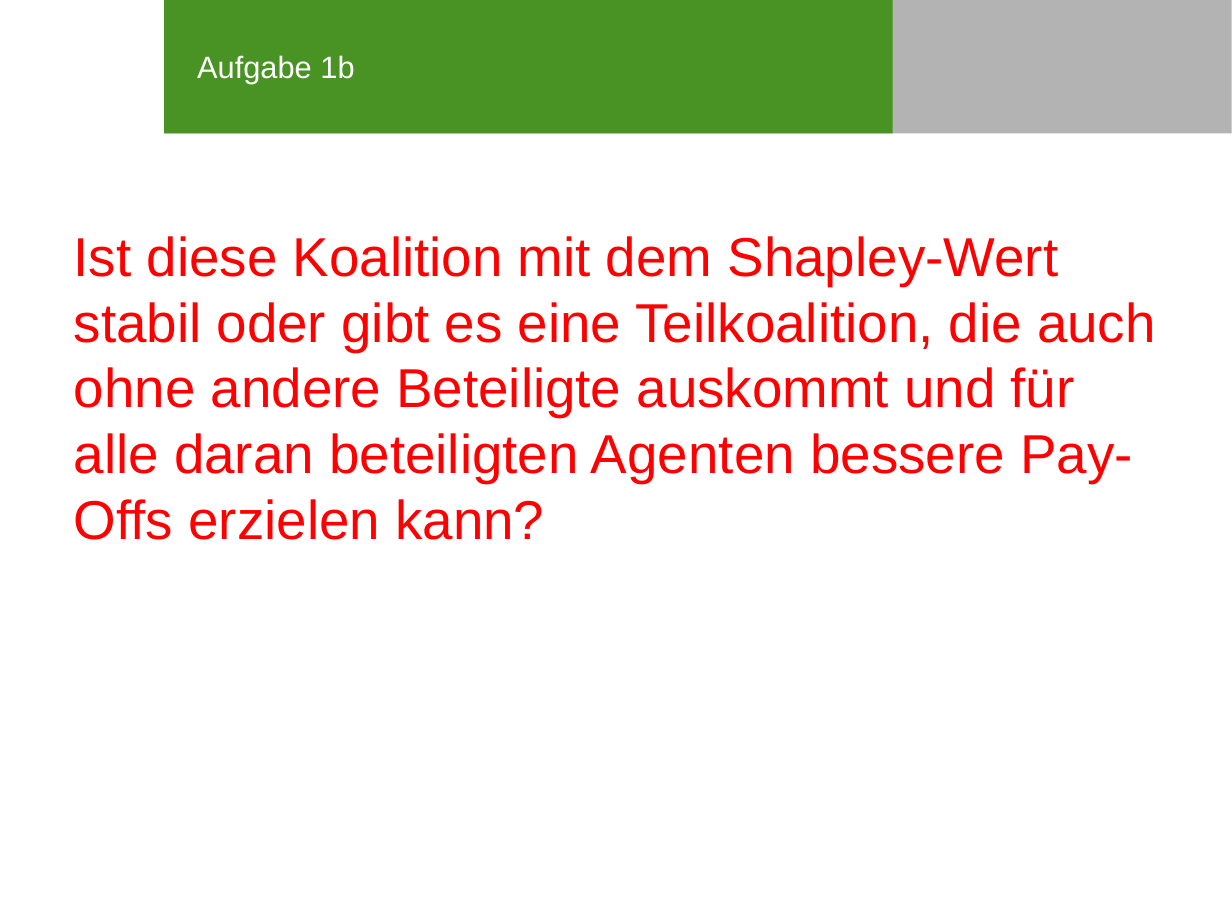
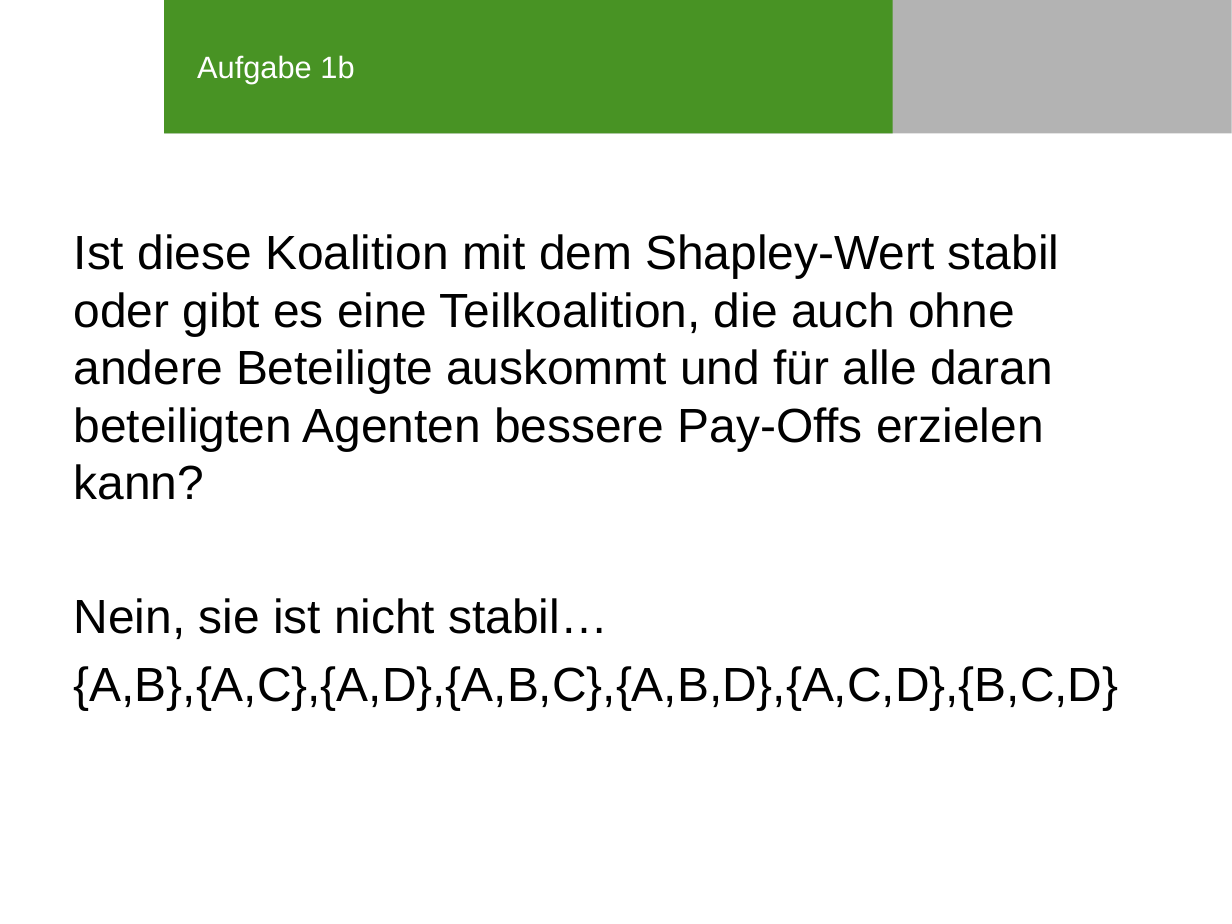
Before and after one commit to SOAS-Uni-Augsburg/ws16-17-group-10, a slide deck: slide 7 of Blatt-07/Präsentation_Blatt07_Aufgabe1.pptx. Drawn at 1232x924 pixels with LibreOffice and Linux fonts; fonts in the diff are those of the drawing; background and template pictures are left out. Boxes give left, top, right and bottom in pixels: in the first picture for what was removed or moved away, otherwise in the second. Text is boxed around its words. In the diff, an @@ line names an element or a change of style, - is before the commit and + after.

Commit message:
Präsi Überarbeitet
Hab alles rote überarbeitet... kann dann glaube ich abgeschickt werden

```diff
--- a/Blatt-07/Präsentation_Blatt07_Aufgabe1.pptx
+++ b/Blatt-07/Präsentation_Blatt07_Aufgabe1.pptx
@@ text at (74,234,1060,500): size 32 to 28 pt, text colour #FF0000 to #000000 in "Ist diese Koalition mit dem Shapley-Wert stabil ..." @@
@@ text at (74,598,1119,710): paragraphs added @@
+Nein, sie ist nicht stabil…
+{A,B},{A,C},{A,D},{A,B,C},{A,B,D},{A,C,D},{B,C,D}
```
Also in this commit, not shown: 2 other slides changed.
